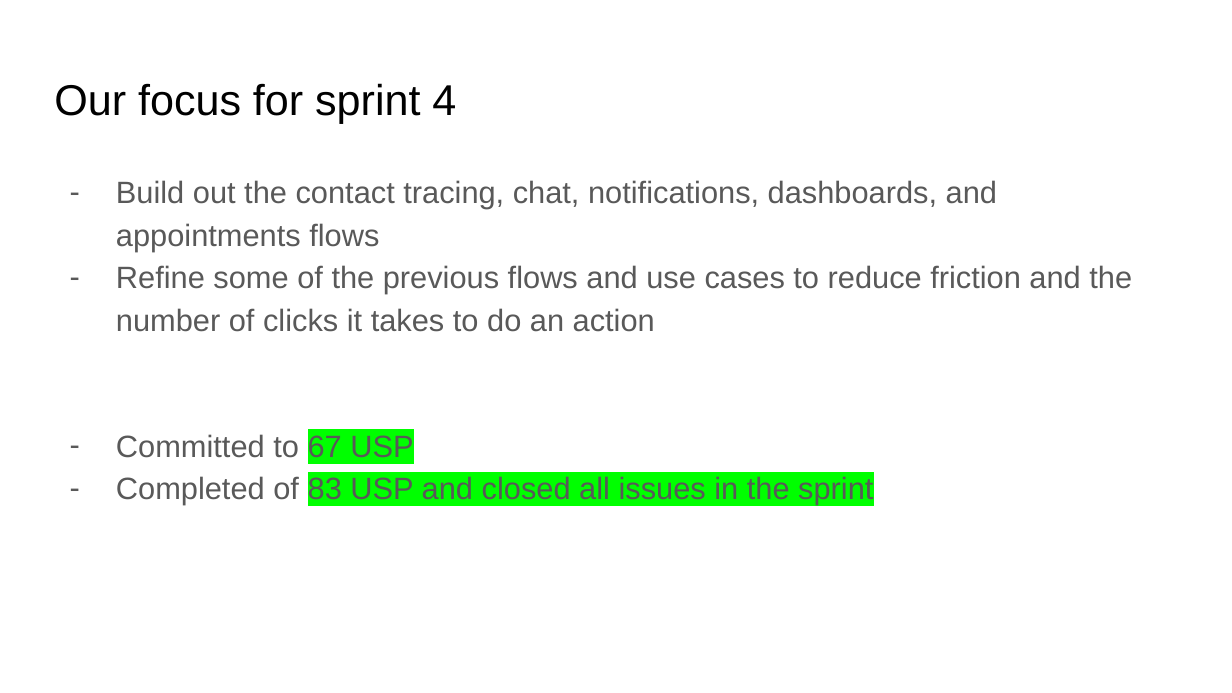
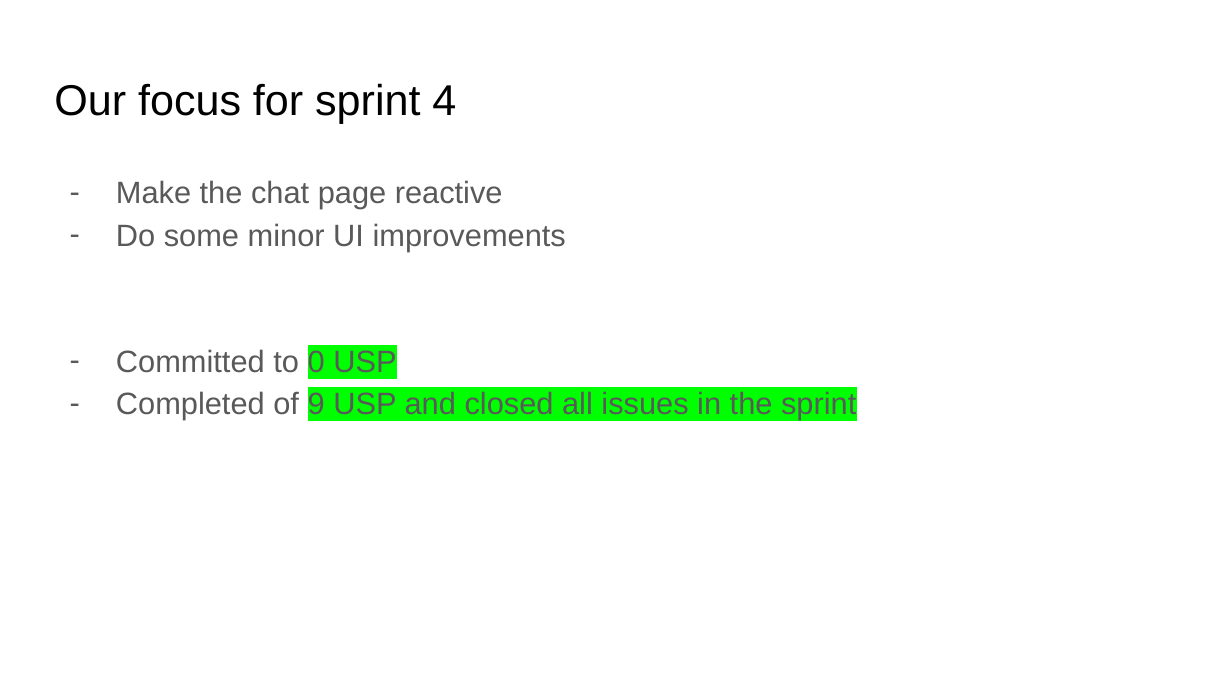
Before and after one commit to SOEN-390-Mini-Cap/CovidTracker, a slide deck: slide 11 of docs/Sprint 5 report/Sprint 5 presentation.pptx. Drawn at 1232x693 pixels with LibreOffice and Linux fonts; fonts in the diff are those of the drawing. Boxes give left, top, right and bottom in pixels: in the first picture for what was removed or moved away, otherwise in the second. Text is boxed around its words. In the diff, an @@ line names an element or a change of style, - is before the commit and + after.

Commit message:
COV-000: update sprint 5 ppt (#112)

```diff
--- a/docs/Sprint 5 report/Sprint 5 presentation.pptx
+++ b/docs/Sprint 5 report/Sprint 5 presentation.pptx
@@ text at [116, 180, 856, 420]: text changed @@
-– Build out the contact tracing, chat, notifications, dashboards, and appointments flows
-– Refine some of the previous flows and use cases to reduce friction and the number of clicks it takes to do an action
-– Committed to 67 USP
-– Completed of 83 USP and closed all issues in the sprint
+– Make the chat page reactive
+– Do some minor UI improvements
+– Committed to 0 USP
+– Completed of 9 USP and closed all issues in the sprint
```
Also in this commit, not shown: 11 other slides changed, 10 slides removed.
